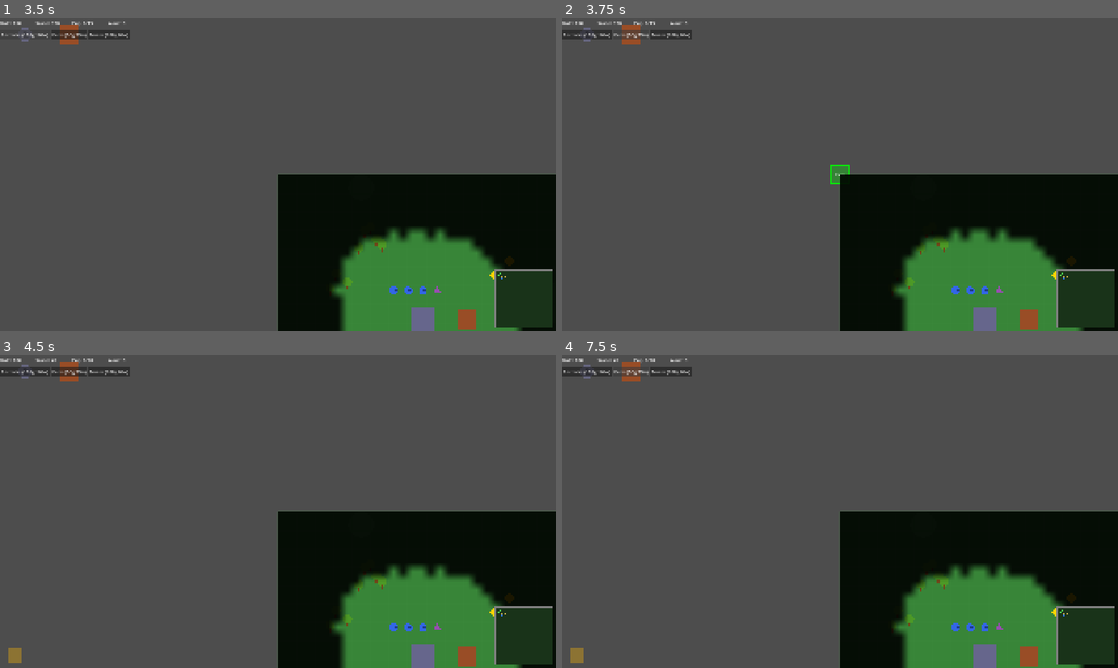
Above: before the commit, frames 1-4 (two rows, left to right).
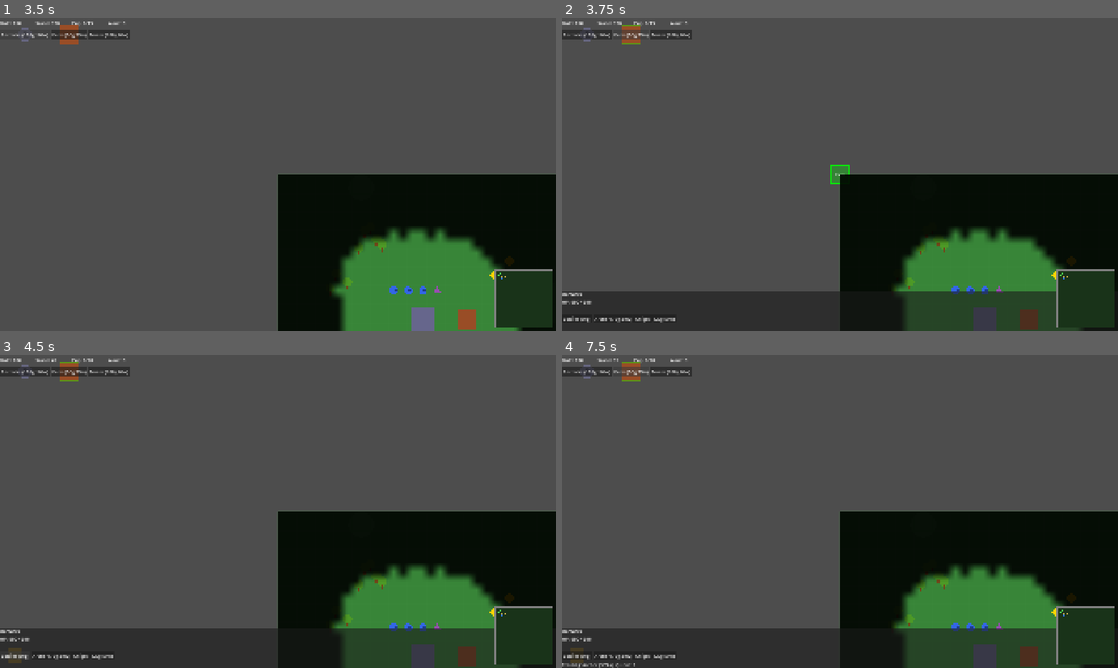
Above: after the commit, the same moments.

Repository: CubaStromek/RTS
Game: Godot game, scene res://scenes/main/Main.tscn
Same seed, same stepped clock (60 frames per second), same inputs: the game is played once before the commit and once after it.
Inputs (mouse positions are in pixels of both pictures, inside the frame that each line leads up to):
- Up to frame 1 (3.5 s): click "Barracks (150g 100w)" at 0.5 s; click "Farm (50g 75w)" at 1.25 s; click "Tower (100g 80w)" at 2 s; click "Barracks (150g 100w)" at 2.75 s
- Up to frame 2 (3.75 s): click "Farm (50g 75w)" at 3.5 s
- Up to frame 3 (4.5 s): click (16, 655) at 4.25 s, where only the run after the commit has a clickable "Soldier (50g)"
- Up to frame 4 (7.5 s): click (612, 655) at 5 s, where only the run after the commit has a clickable "Archer (70g 30w)"; click "Tower (100g 80w)" at 5.75 s; click "Barracks (150g 100w)" at 6.5 s; click "Farm (50g 75w)" at 7.25 s

Frame 1 is identical in both runs. In frame 2, 9.8% of the frame differs, in the area x 0-94%, y 2-100%; in frame 3, 9.8%; in frame 4, 9.7%.

Commit message:
Fix stuck building selection and UI click blocking
- Remove hardcoded UI zone blocking from SelectionSystem (caused stuck selection)
- Production buttons now re-show building info after training, keeping panel visible

Co-Authored-By: Claude Opus 4.6 (1M context) <noreply@anthropic.com>

Diff:
--- a/rts_game/scenes/ui/HUD.gd
+++ b/rts_game/scenes/ui/HUD.gd
@@ -111,7 +111,12 @@
 	var btn := Button.new()
 	btn.text = text
 	btn.mouse_filter = Control.MOUSE_FILTER_STOP
-	btn.pressed.connect(callback)
+	btn.pressed.connect(func() -> void:
+		callback.call()
+		# Re-show building info so selection stays
+		if _selected_building and is_instance_valid(_selected_building):
+			show_building_info(_selected_building)
+	)
 	production_container.add_child(btn)
 
 func _clear_production_buttons() -> void:
--- a/rts_game/scripts/systems/SelectionSystem.gd
+++ b/rts_game/scripts/systems/SelectionSystem.gd
@@ -27,32 +27,11 @@
 	if build_sys and build_sys.is_building:
 		return
 	if event is InputEventMouseButton:
-		# Skip if mouse is over a UI button (check if event was already handled)
-		if _is_mouse_over_ui():
-			return
 		_handle_mouse_button(event)
 	elif event is InputEventMouseMotion and _is_dragging:
 		_update_selection_box(event.position)
 	elif event is InputEventKey and event.pressed:
 		_handle_key(event)
-
-func _is_mouse_over_ui() -> bool:
-	var viewport := get_viewport()
-	if not viewport:
-		return false
-	var gui_control := viewport.gui_get_focus_owner()
-	if gui_control:
-		return true
-	# Check if mouse is over any STOP-filtered control in HUD
-	var mouse_pos := viewport.get_mouse_position()
-	var vp_size := viewport.get_visible_rect().size
-	# Top bar area
-	if mouse_pos.y < 80:
-		return true
-	# Bottom panel area (when visible)
-	if mouse_pos.y > vp_size.y - 130:
-		return true
-	return false
 
 func _handle_mouse_button(event: InputEventMouseButton) -> void:
 	if event.button_index == MOUSE_BUTTON_LEFT:
